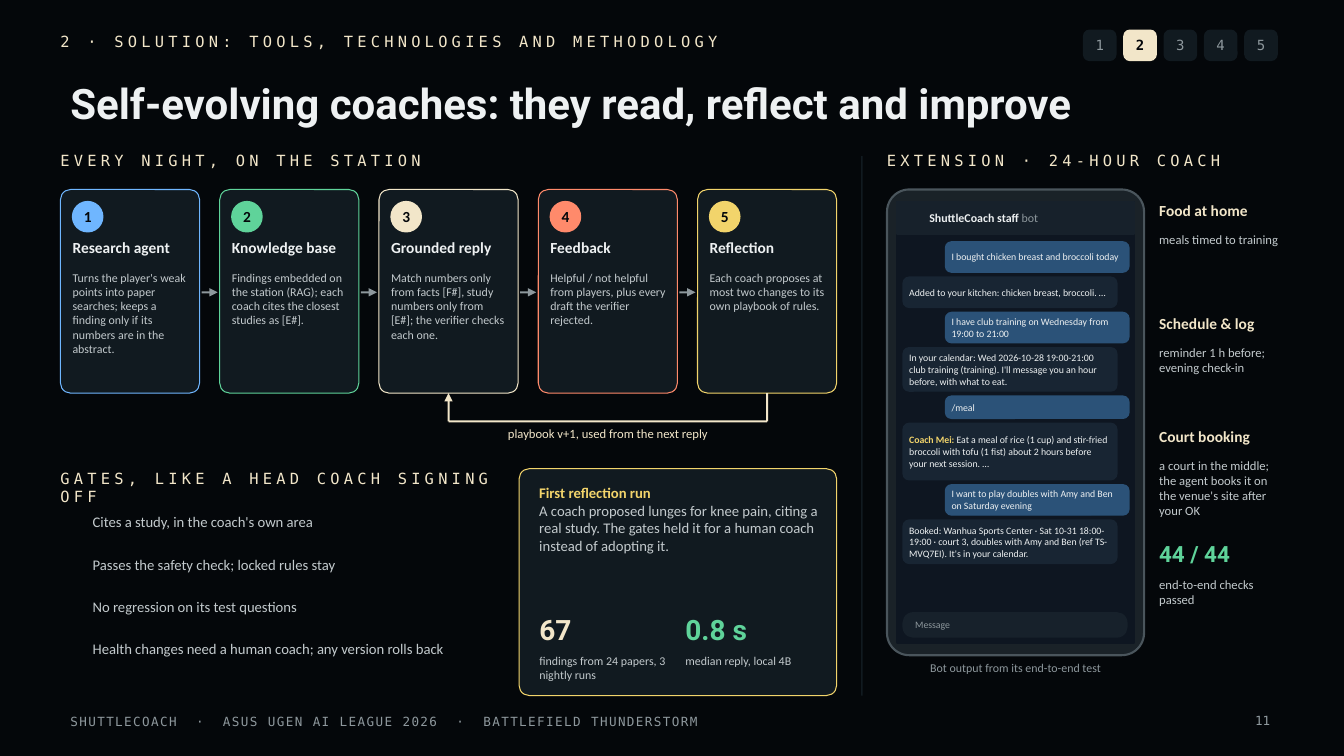
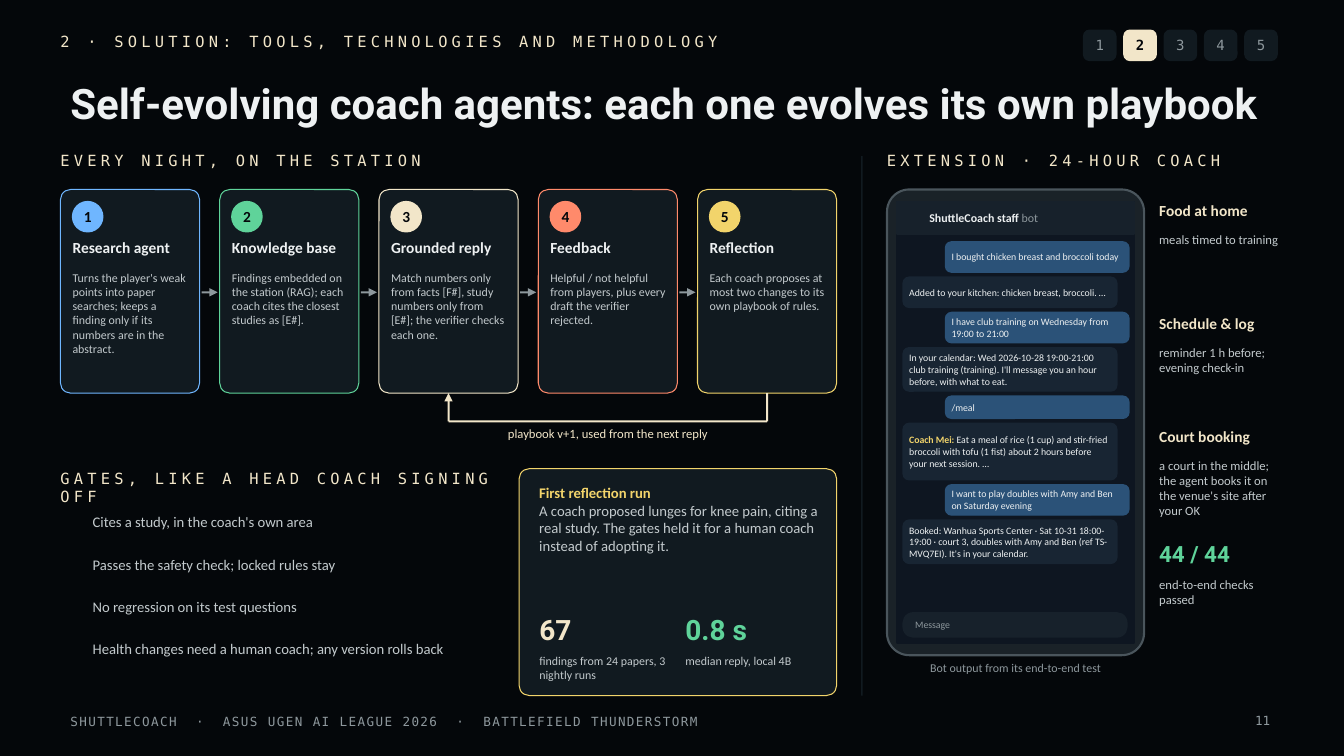
Before and after one commit to gino6178/ASUS_hackathon, a slide deck: slide 11 of deck/ShuttleCoach_StageI_Proposal_v4_static.pptx. Drawn at 1344x756 pixels with LibreOffice and Linux fonts; fonts in the diff are those of the drawing; background and template pictures are left out. Boxes give left, top, right and bottom in pixels: in the first picture for what was removed or moved away, otherwise in the second. Text is boxed around its words. In the diff, an @@ line names an element or a change of style, - is before the commit and + after.

```diff
--- a/deck/ShuttleCoach_StageI_Proposal_v4_static.pptx
+++ b/deck/ShuttleCoach_StageI_Proposal_v4_static.pptx
@@ title at [70,87,1257,128]: text changed @@
-Self-evolving coaches: they read, reflect and improve
+Self-evolving coach agents: each one evolves its own playbook
```
Also in this commit, not shown: 3 other slides changed, 19 other files.
